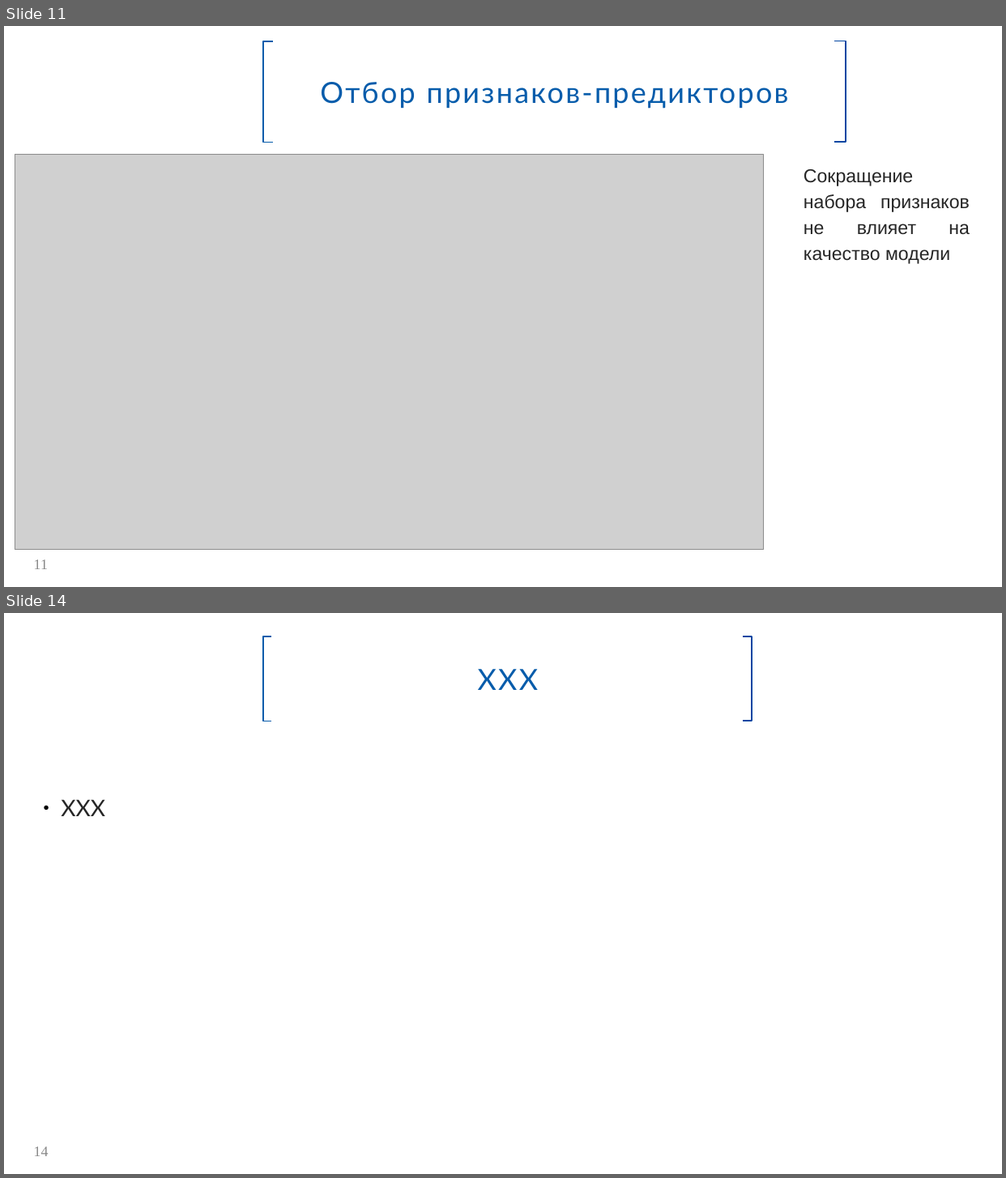
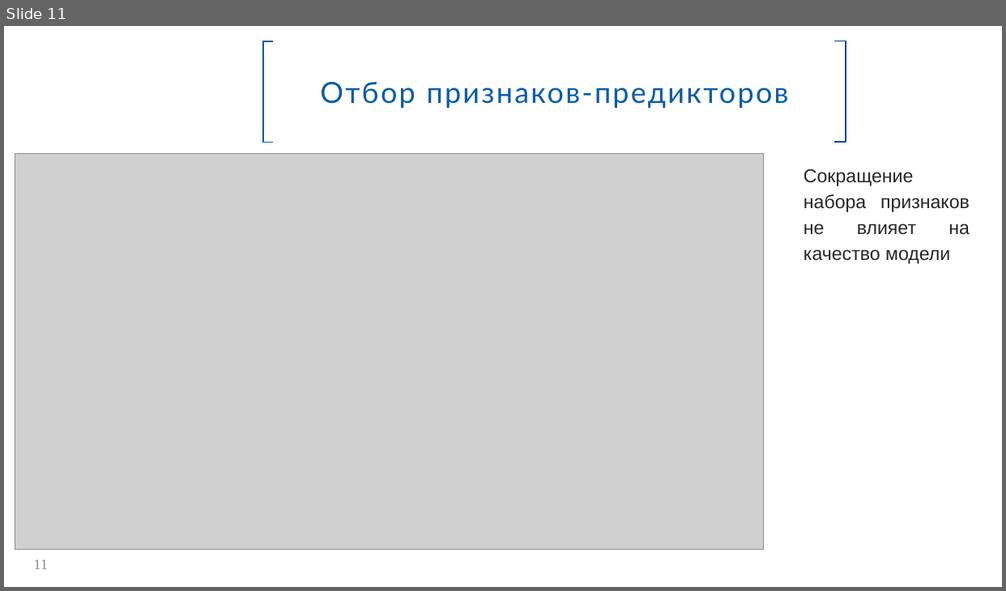
Before and after one commit to Spring-31/HC_default_risk, a slide deck: Прогнозирование вероятности дефолта.pptx. Shown one above the other, each under a label of ours: slides 11 and 14 before the commit, slide 11 after it; the slides between them are not shown. The pictures are 1006x1178 and 1006x591 pixels, drawn with LibreOffice and Linux fonts; fonts in the diff are those of the drawing; grey boxes stand for pictures; background and template pictures are left out. Boxes give left, top, right and bottom in pixels: in the first picture for what was removed or moved away, otherwise in the second. Text is boxed around its words. In the diff, an @@ line names an element or a change of style, - is before the commit and + after.

```diff
--- a/Прогнозирование вероятности дефолта.pptx
+++ b/Прогнозирование вероятности дефолта.pptx
@@ slide 14 removed at [4,613,1002,1174], background #FFFFFF @@
@@ rectangle removed at [263,636,752,721] @@
-XXX
@@ freeform shape removed at [263,636,270,721] @@
@@ freeform shape removed at [743,636,752,721] @@
@@ text removed at [61,799,105,816] @@
-● XXX
@@ page number removed at [34,1147,49,1157] @@
-14
```
Also in this commit, not shown: 4 slides changed, 1 slide added, 4 other slides removed, 5 other files.
